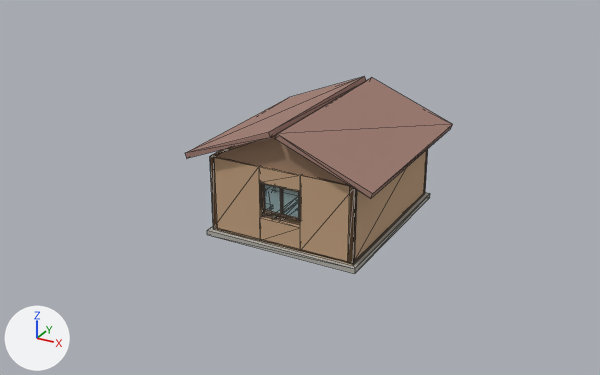
A saved change to the glTF model a-frame/modelos/cabana.glb.
Camera for both pictures: a camera (50 mm lens) standing at (12.1, -23.76, 12.76) and looking at (-0.45, -0.94, 1.35). Lighting does not change. The marker at lower left points along +X, +Y and +Z. The first picture is the older version. Mesh edges are drawn as thin lines.

In view in the first picture: 'Cuerpo'.
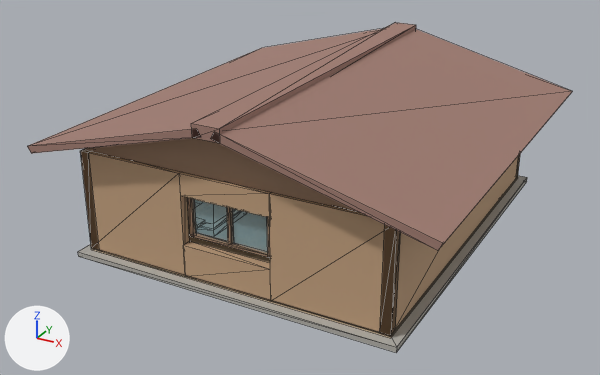
Pixel boxes (x1, y1, x2, y2) of what changed, in the pictures (600 x 375 px; the box of a moved part takes in the faces that stretch with it):
'Cuerpo', reshaped (103% wider, 68% taller): before (185, 77, 453, 274); after (27, 22, 573, 353)
part 1 of me_cuerpo, added: after (78, 176, 527, 353)
part 2 of me_cuerpo, added: after (91, 177, 518, 338)
part 3 of me_cuerpo, moved or reshaped: before (210, 143, 428, 264); after (80, 147, 520, 336)
part 4 of me_cuerpo, added (brown): after (190, 232, 270, 258)
part 5 of me_cuerpo, added: after (187, 198, 196, 237)
part 6 of me_cuerpo, added (mostly hidden): after (267, 217, 270, 255)
part 7 of me_cuerpo, added: after (227, 207, 234, 245)
part 8 of me_cuerpo, moved or reshaped: before (185, 77, 366, 158); after (27, 29, 381, 153)
part 9 of me_cuerpo, moved or reshaped: before (275, 78, 453, 199); after (212, 29, 573, 250)
part 10 of me_cuerpo, moved or reshaped: before (275, 200, 299, 220); after (196, 211, 247, 237)
part 11 of me_cuerpo, moved or reshaped: before (262, 190, 299, 219); after (195, 202, 240, 229)
part 12 of me_cuerpo, moved or reshaped: before (265, 203, 273, 210); after (188, 218, 205, 228)
part 13 of me_cuerpo, moved or reshaped (mostly hidden): before (265, 184, 275, 196); after (195, 200, 203, 204)
part 14 of me_cuerpo, deleted: before (207, 135, 430, 274)
part 15 of me_cuerpo, added (brown): after (84, 22, 416, 212)

The edits, one by one:
me_cuerpo is used by ob_cuerpo; location (0.0, 0.0, 0.0).
me_cuerpo had 306 vertices, 482 faces and spanned x -3.34..3.34, y -3.45..3.62, z 0.0..4.19.
me_cuerpo now has 298 vertices, 470 faces and spans x -6.68..6.68, y -6.9..6.9, z 0.0..5.49.
me_cuerpo part 1: a new loose piece, a box spanning x -5.5..5.5, y -6.5..6.5, z 0.0..0.18, in mat_cuerpo.
me_cuerpo part 2: a new loose piece, a box spanning x -5.2..5.2, y -6.2..6.2, z 0.18..0.28, in mat_cuerpo.
me_cuerpo part 3: the loose piece of 52 vertices spanning x -2.6..2.6, y -3.1..3.1, z 0.23..2.83 is scaled about its middle by (2, 2, 1.29), then moved by (0.0, 0.0, 0.38).
me_cuerpo part 4: a new loose piece, a box spanning x -1.42..1.42, y -5.98..-5.82, z 1.496..1.586, in mat_cuerpo.
me_cuerpo part 5: a new loose piece, a box spanning x -1.42..-1.28, y -5.98..-5.82, z 1.5..2.88, in mat_cuerpo.
me_cuerpo part 6: a new loose piece, a box spanning x 1.28..1.42, y -5.98..-5.82, z 1.5..2.88, in mat_cuerpo.
me_cuerpo part 7: a new loose piece, a box spanning x -0.05..0.05, y -5.98..-5.82, z 1.58..2.8, in mat_cuerpo.
me_cuerpo part 8: the loose piece of 8 vertices spanning x -3.34..-0.07, y -3.45..3.45, z 2.75..4.19 is scaled about its middle by (2, 2, 1.3), then moved by (-1.7, 0.0, 0.96).
me_cuerpo part 9: the loose piece of 8 vertices spanning x 0.07..3.34, y -3.45..3.45, z 2.75..4.19 is scaled about its middle by (2, 2, 1.3), then moved by (1.7, 0.0, 0.96).
me_cuerpo part 10: the loose piece of 8 vertices spanning x -2.03..-0.68, y -2.45..-0.45, z 0.4..0.64 is moved by (-1.35, -1.45, 0.0).
me_cuerpo part 11: the loose piece of 8 vertices spanning x -1.98..-0.73, y -2.38..-0.52, z 0.64..0.82 is moved by (-1.35, -1.45, 0.0).
me_cuerpo part 12: the loose piece of 8 vertices spanning x -1.7..-1.0, y -2.28..-1.83, z 0.81..0.93 is moved by (-1.35, -2.05, 0.0).
me_cuerpo part 13: the loose piece of 8 vertices spanning x -2.36..-1.74, y -1.08..-0.43, z 0.31..1.03 is moved by (-2.05, -0.75, 0.0).
me_cuerpo part 14: 20 loose pieces with 150 vertices, spanning x -2.75..2.75, y -3.25..3.62, z 0.0..4.05, are deleted.
me_cuerpo part 15: 14 vertices added at x -5.2..5.2, y -6.9..6.9, z 3.59..5.49.
Other edits to the shape of me_cuerpo do not show in these pictures.
